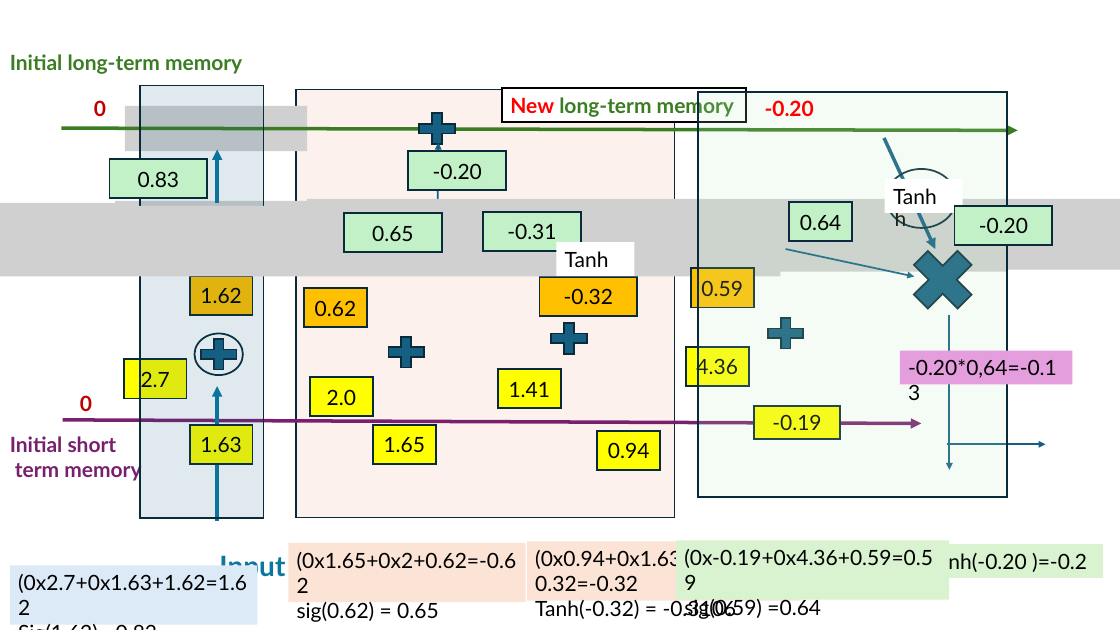
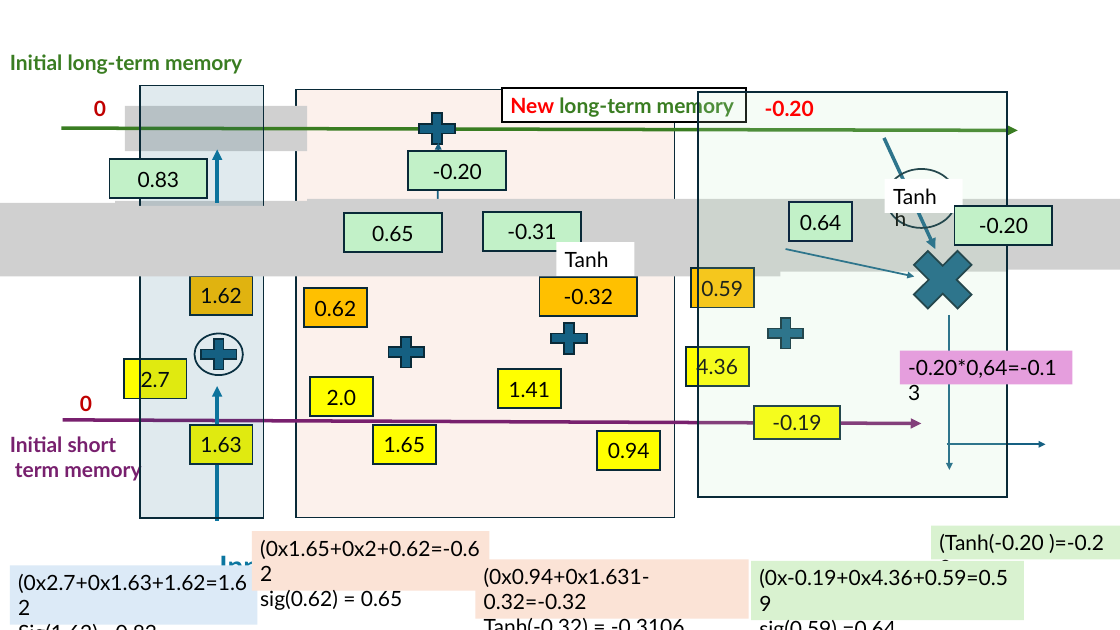
Before and after one commit to Israeli21/data_science_2, a slide deck: slide 21 of Part 2 Lectures/1_LTSM_in_action.pptx. Drawn at 1120x630 pixels with LibreOffice and Linux fonts; fonts in the diff are those of the drawing; grey boxes stand for pictures. Boxes give left, top, right and bottom in pixels: in the first picture for what was removed or moved away, otherwise in the second. Text is boxed around its words. In the diff, an @@ line names an element or a change of style, - is before the commit and + after.

```diff
--- a/Part 2 Lectures/1_LTSM_in_action.pptx
+++ b/Part 2 Lectures/1_LTSM_in_action.pptx
@@ rectangle "(0x1.65+0x2+0.62=-0.62": place and size @@
-rectangle "(0x1.65+0x2+0.62=-0.62" at [288,543,526,602]
+rectangle "(0x1.65+0x2+0.62=-0.62" at [252,531,490,591]
@@ rectangle "(Tanh(-0.20 )=-0.20": place and size @@
-rectangle "(Tanh(-0.20 )=-0.20" at [914,544,1103,578]
+rectangle "(Tanh(-0.20 )=-0.20" at [932,526,1120,560]
@@ rectangle "(0x0.94+0x1.631-0.32=-0.32": place and size @@
-rectangle "(0x0.94+0x1.631-0.32=-0.32" at [527,541,800,601]
+rectangle "(0x0.94+0x1.631-0.32=-0.32" at [476,560,749,619]
@@ rectangle "(0x-0.19+0x4.36+0.59=0.59": place and size @@
-rectangle "(0x-0.19+0x4.36+0.59=0.59" at [676,540,949,600]
+rectangle "(0x-0.19+0x4.36+0.59=0.59" at [751,561,1024,621]
```
Also in this commit, not shown: 1 other slide changed, 1 other file.
